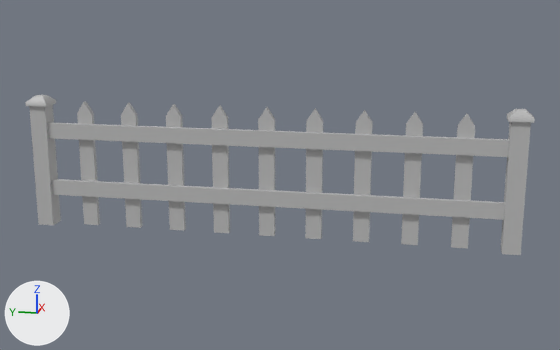
Renders of the FBX model WhiteBox_Temp/Assets/Models/Fence.fbx from each side of a commit.
Both versions are drawn from a 50 mm lens placed at (-0.1542, -0.0135, 0.0208), pointed at (-0.0924, -0.0011, 0.0054). Arrows for +X, +Y and +Z are at lower left; the lights stay in place. Where no turn or scale is listed for an object, it has been applied to the vertices.

Before the edit, the objects in view are built like this:
```python
ob_cross_beam_01 = bpy.data.objects.new('Cross_Beam_01', me_mesh_011)
ob_cross_beam_01.location = (-0.09281, 0.0, 0.00846)
ob_cross_beam_02 = bpy.data.objects.new('Cross_Beam_02', me_mesh_012)
ob_cross_beam_02.location = (-0.09281, 0.0, 0.0034)
ob_picket_01 = bpy.data.objects.new('Picket_01', me_mesh_004)
ob_picket_01.location = (-0.09238, -0.016, 0.00502)
ob_picket_02 = bpy.data.objects.new('Picket_02', me_mesh_005)
ob_picket_02.location = (-0.09238, -0.012, 0.00502)
ob_picket_04 = bpy.data.objects.new('Picket_04', me_mesh_007)
ob_picket_04.location = (-0.09238, -0.004, 0.00502)
ob_picket_05 = bpy.data.objects.new('Picket_05', me_mesh_008)
ob_picket_05.location = (-0.09238, 0.0, 0.00502)
ob_picket_06 = bpy.data.objects.new('Picket_06', me_mesh)
ob_picket_06.location = (-0.09238, 0.004, 0.00502)
ob_picket_07 = bpy.data.objects.new('Picket_07', me_mesh_001)
ob_picket_07.location = (-0.09238, 0.008, 0.00502)
ob_post_01 = bpy.data.objects.new('Post_01', me_mesh_010)
ob_post_01.location = (-0.09255, 0.02, 0.00584)
# also in view: 'Picket_09' at (-0.0924, 0.016, 0.0055); 'Picket_08' at (-0.0924, 0.012, 0.0055); 'Picket_03' at (-0.0924, -0.008, 0.0055); 'Post_02' at (-0.0926, -0.02, 0.0057)
```
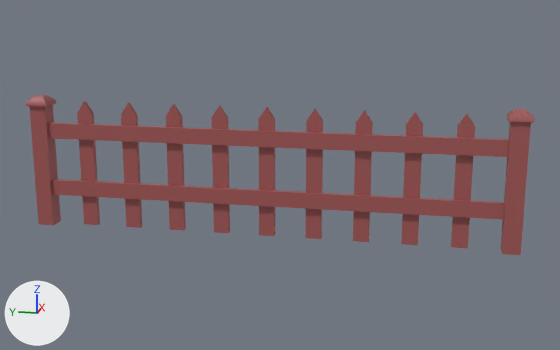
The newer file is also turned or shifted as a whole; pictures and numbers use the older file's frame.

Boxes [x1, y1, x2, y2] around the edits, measured in the pictures (560 x 350 px):
'Cross_Beam_01', recoloured (grey to brown): [47, 123, 510, 157] in both
'Cross_Beam_02', recoloured (grey to brown): [52, 179, 505, 220] in both
'Post_02', recoloured (grey to brown): [501, 109, 535, 255] in both
'Post_01', recoloured (grey to brown): [25, 95, 61, 225] in both
'Picket_01', recoloured (grey to brown): [451, 113, 475, 248] in both
'Picket_02', recoloured (grey to brown): [401, 112, 423, 245] in both
'Picket_03', recoloured (grey to brown): [353, 110, 373, 242] in both
'Picket_04', recoloured (grey to brown): [305, 108, 323, 239] in both
'Picket_06', recoloured (grey to brown): [211, 105, 230, 233] in both
'Picket_05', recoloured (grey to brown): [258, 107, 275, 236] in both
'Picket_07', recoloured (grey to brown): [166, 104, 186, 231] in both
'Picket_08', recoloured (grey to brown): [121, 102, 142, 228] in both
'Picket_09', recoloured (grey to brown): [77, 101, 100, 225] in both

The change in detail:
Material 'Env_Set_01' (mat_env_set_01) is new.
Its base color is (0.358, 0.0912, 0.0912) (brown #a15555).
me_mesh_002 has 10 vertices, 9 faces and spans x -0.00021..0.00021, y -0.00066..0.00066, z -0.005..0.00601.
me_mesh_002 no longer uses material mat_lambert1 (grey #bcbcbc).
me_mesh_002 now uses material mat_env_set_01 (brown #a15555).
me_mesh_006 has 10 vertices, 9 faces and spans x -0.00021..0.00021, y -0.00066..0.00066, z -0.005..0.00601.
me_mesh_006 no longer uses material mat_lambert1 (grey #bcbcbc).
me_mesh_006 now uses material mat_env_set_01 (brown #a15555).
me_mesh_012 has 8 vertices, 6 faces and spans x -0.0002..0.0002, y -0.0193..0.0193, z -0.0007..0.0007.
me_mesh_012 no longer uses material mat_lambert1 (grey #bcbcbc).
me_mesh_012 now uses material mat_env_set_01 (brown #a15555).
me_mesh_007 has 10 vertices, 9 faces and spans x -0.00021..0.00021, y -0.00066..0.00066, z -0.005..0.00601.
me_mesh_007 no longer uses material mat_lambert1 (grey #bcbcbc).
me_mesh_007 now uses material mat_env_set_01 (brown #a15555).
me_mesh_011 has 8 vertices, 6 faces and spans x -0.0002..0.0002, y -0.0193..0.0193, z -0.0007..0.0007.
me_mesh_011 no longer uses material mat_lambert1 (grey #bcbcbc).
me_mesh_011 now uses material mat_env_set_01 (brown #a15555).
me_mesh_003 has 10 vertices, 9 faces and spans x -0.00021..0.00021, y -0.00066..0.00066, z -0.005..0.00601.
me_mesh_003 no longer uses material mat_lambert1 (grey #bcbcbc).
me_mesh_003 now uses material mat_env_set_01 (brown #a15555).
me_mesh_005 has 10 vertices, 9 faces and spans x -0.00021..0.00021, y -0.00066..0.00066, z -0.005..0.00601.
me_mesh_005 no longer uses material mat_lambert1 (grey #bcbcbc).
me_mesh_005 now uses material mat_env_set_01 (brown #a15555).
me_mesh_009 has 20 vertices, 18 faces and spans x -0.00094..0.00094, y -0.00094..0.00094, z -0.00588..0.00562.
me_mesh_009 no longer uses material mat_lambert1 (grey #bcbcbc).
me_mesh_009 now uses material mat_env_set_01 (brown #a15555).
me_mesh has 10 vertices, 9 faces and spans x -0.00021..0.00021, y -0.00066..0.00066, z -0.005..0.00601.
me_mesh no longer uses material mat_lambert1 (grey #bcbcbc).
me_mesh now uses material mat_env_set_01 (brown #a15555).
me_mesh_001 has 10 vertices, 9 faces and spans x -0.00021..0.00021, y -0.00066..0.00066, z -0.005..0.00601.
me_mesh_001 no longer uses material mat_lambert1 (grey #bcbcbc).
me_mesh_001 now uses material mat_env_set_01 (brown #a15555).
me_mesh_008 has 10 vertices, 9 faces and spans x -0.00021..0.00021, y -0.00066..0.00066, z -0.005..0.00601.
me_mesh_008 no longer uses material mat_lambert1 (grey #bcbcbc).
me_mesh_008 now uses material mat_env_set_01 (brown #a15555).
me_mesh_010 has 20 vertices, 18 faces and spans x -0.00094..0.00094, y -0.00094..0.00094, z -0.00588..0.00562.
me_mesh_010 no longer uses material mat_lambert1 (grey #bcbcbc).
me_mesh_010 now uses material mat_env_set_01 (brown #a15555).
me_mesh_004 has 10 vertices, 9 faces and spans x -0.00021..0.00021, y -0.00066..0.00066, z -0.005..0.00601.
me_mesh_004 no longer uses material mat_lambert1 (grey #bcbcbc).
me_mesh_004 now uses material mat_env_set_01 (brown #a15555).
